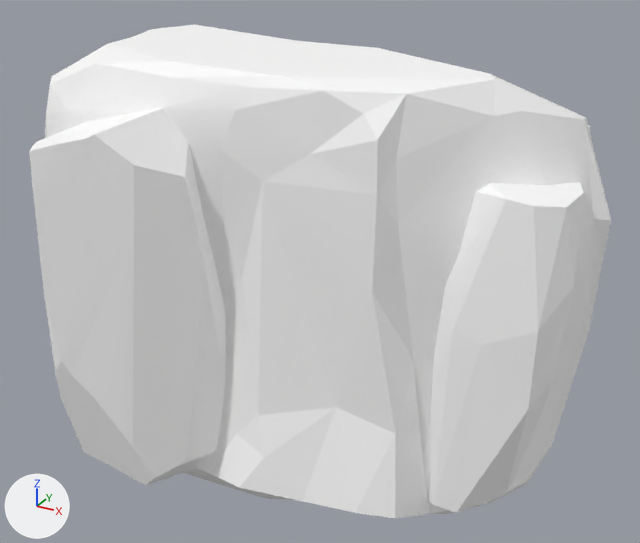
One commit to the glTF model assets/synty/tropical/models/SM_Env_Rock_Cliff_02.glb: the scene before it, then after it.
Both versions are drawn from a camera (50 mm lens) standing at (8.23, -13.45, 9.54) and looking at (0.67, 0.3, 2.67). Arrows for +X, +Y and +Z are at lower left; the lights stay in place.

Objects in the first picture: 'SM_Env_Rock_Cliff_02'.
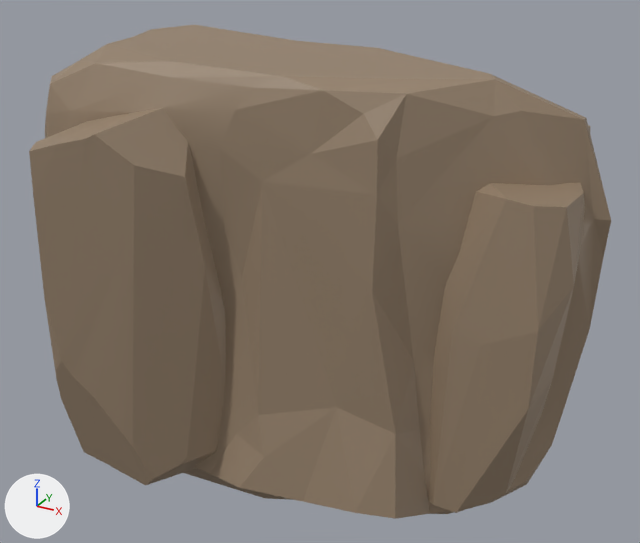
Pixel boxes [x1, y1, x2, y2] of what changed, in the pictures (640 x 543 px):
'SM_Env_Rock_Cliff_02', surface changed (white to brown)
    both: [29, 25, 611, 519]

Diff of the bpy script that builds the scene:
```diff
--- a/assets/synty/tropical/models/SM_Env_Rock_Cliff_02.glb.py
+++ b/assets/synty/tropical/models/SM_Env_Rock_Cliff_02.glb.py
@@ img_polygonnaturebiomes_tropical_texture_01 @@
+img_polygonnaturebiomes_tropical_texture_01 = load_image('PolygonNatureBiomes_Tropical_Texture_01', '_unpacked/PolygonNatureBiomes_Tropical_Texture_01', 4096, 4096, 'sRGB')
@@ mat_nature21 @@
 mat_nature21 = principled_material('Nature21')
-mat_nature21.base_color = (1.0, 1.0, 1.0)  # white #ffffff
+mat_nature21.texture = img_polygonnaturebiomes_tropical_texture_01
 mat_nature21.roughness = 0.553
```
